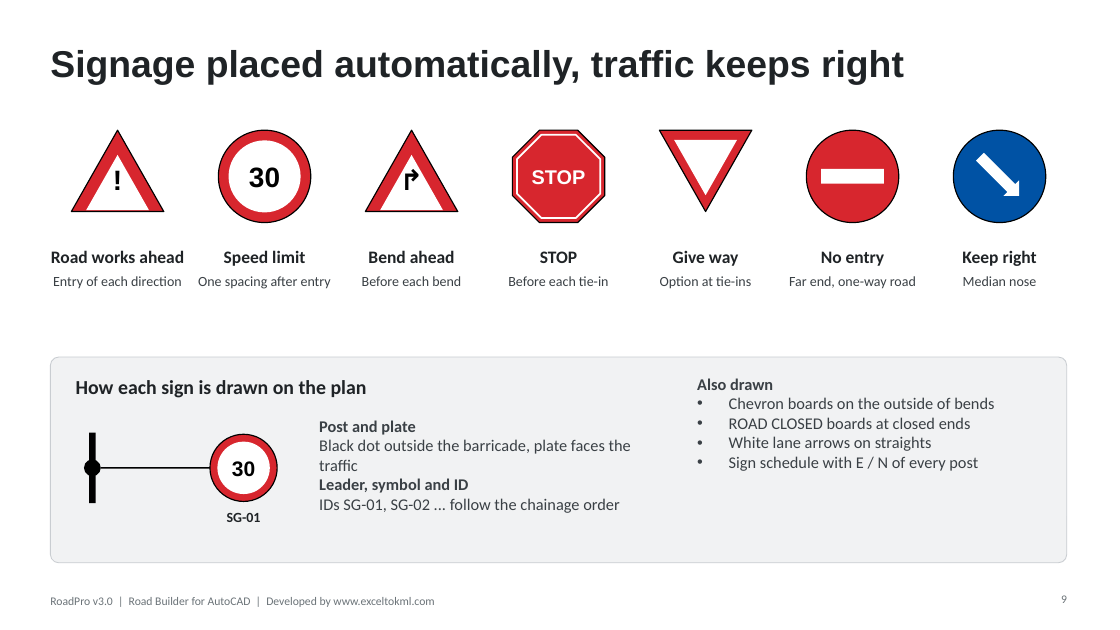
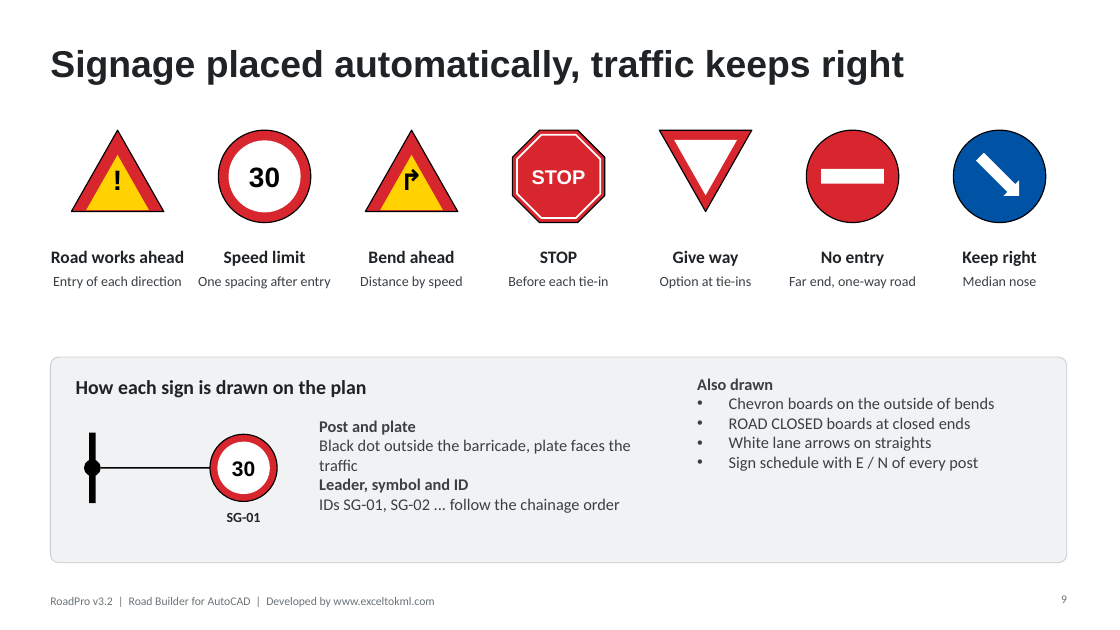
Before and after one commit to Asjad-Mehmood/KML-WEBSITE-, a slide deck: slide 9 of public/roadpro/RoadPro_User_Guide.pptx. Drawn at 1120x630 pixels with LibreOffice and Linux fonts; fonts in the diff are those of the drawing. Boxes give left, top, right and bottom in pixels: in the first picture for what was removed or moved away, otherwise in the second. Text is boxed around its words. In the diff, an @@ line names an element or a change of style, - is before the commit and + after.

```diff
--- a/public/roadpro/RoadPro_User_Guide.pptx
+++ b/public/roadpro/RoadPro_User_Guide.pptx
@@ triangle at (87,155,150,210): fill #FFFFFF to #FFD200 @@
@@ triangle at (381,155,444,210): fill #FFFFFF to #FFD200 @@
@@ text at (360,276,463,289): text changed @@
-Before each bend
+Distance by speed
@@ text at (50,597,434,607): text changed @@
-RoadPro v3.0 | Road Builder for AutoCAD | Developed by www.exceltokml.com
+RoadPro v3.2 | Road Builder for AutoCAD | Developed by www.exceltokml.com
```
Also in this commit, not shown: 18 other slides changed, 3 slides added, 22 other files.
